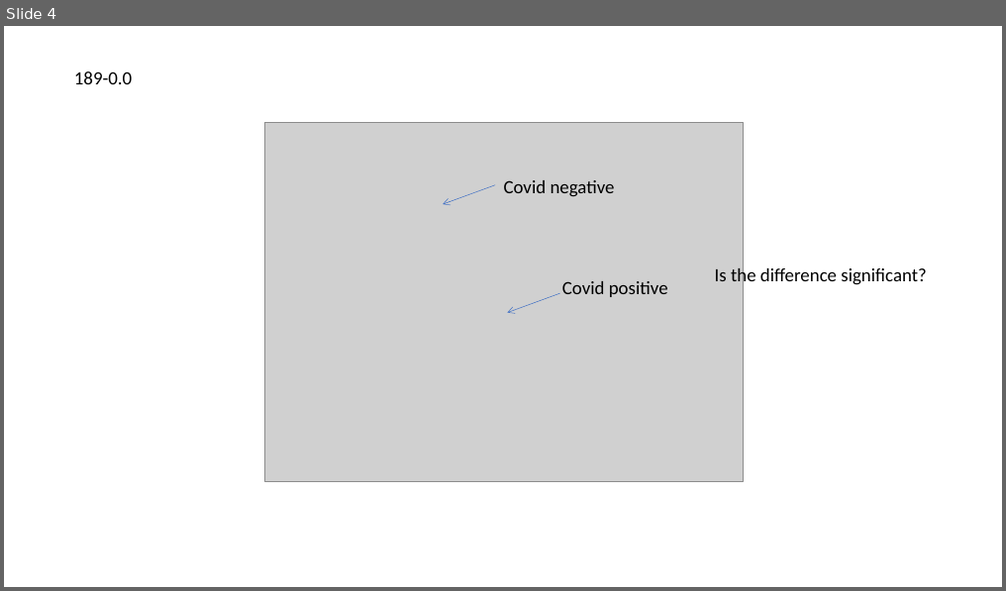
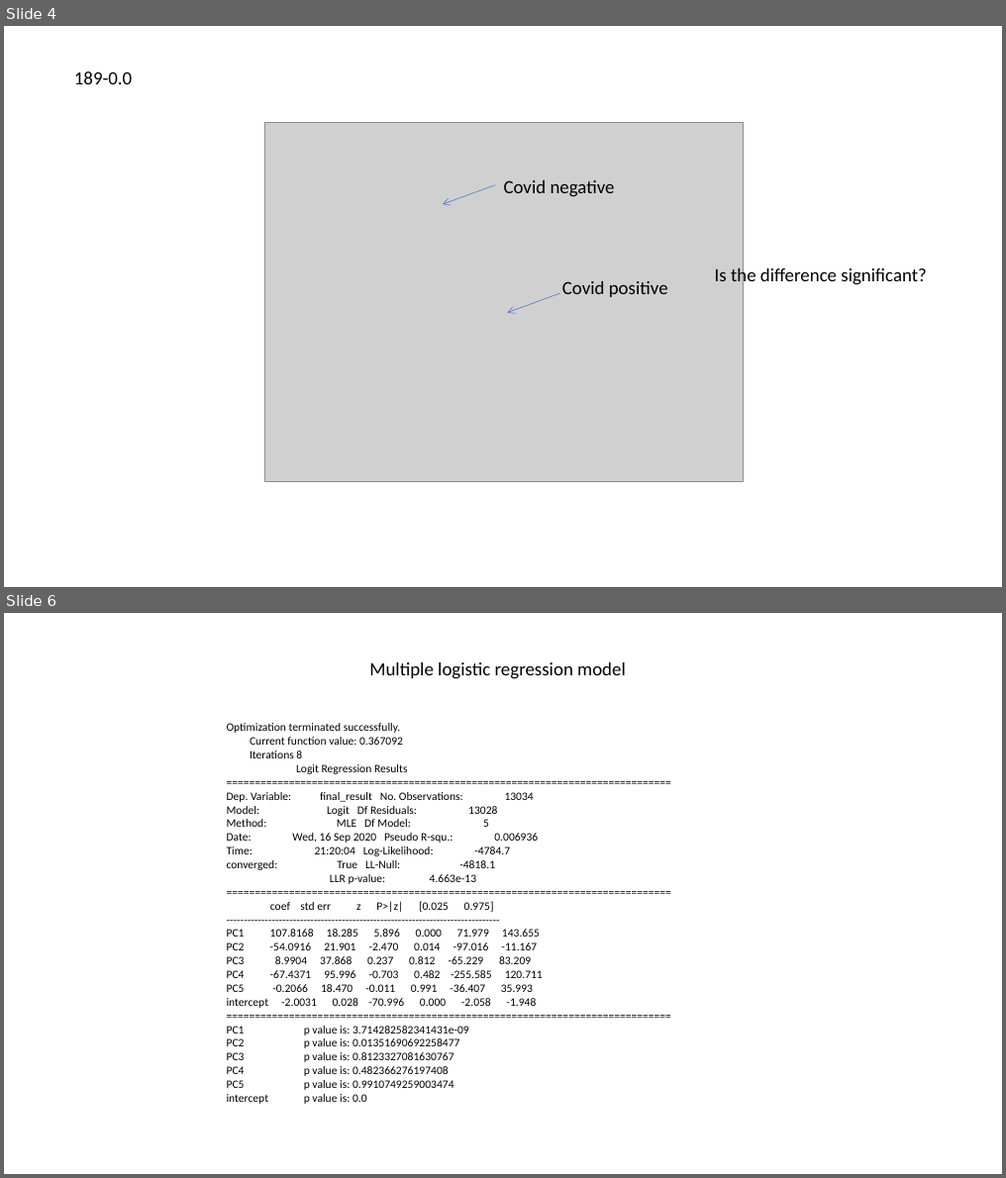
Before and after one commit to JunWeiLUC/NSinternship, a slide deck: DataClean.pptx. Shown one above the other, each under a label of ours: slide 4 before the commit, slides 4 and 6 after it; the slides between them are not shown. The pictures are 1006x591 and 1006x1178 pixels, drawn with LibreOffice and Linux fonts; fonts in the diff are those of the drawing; grey boxes stand for pictures. Boxes give left, top, right and bottom in pixels: in the first picture for what was removed or moved away, otherwise in the second. Text is boxed around its words. In the diff, an @@ line names an element or a change of style, - is before the commit and + after.

```diff
--- a/DataClean.pptx
+++ b/DataClean.pptx
@@ slide 6 added at (4,613,1002,1174), background #FFFFFF @@
@@ text added at (369,663,626,679), 18 pt, text #000000 @@
+Multiple logistic regression model
@@ text added at (227,723,543,1104), 11 pt, text #000000 @@
+Optimization terminated successfully.
+Current function value: 0.367092
+Iterations 8
+Logit Regression Results
+==============================================================================
+Dep. Variable: final_result No. Observations: 13034
+Model: Logit Df Residuals: 13028
+Method: MLE Df Model: 5
+Date: Wed, 16 Sep 2020 Pseudo R-squ.: 0.006936
+Time: 21:20:04 Log-Likelihood: -4784.7
+converged: True LL-Null: -4818.1
+LLR p-value: 4.663e-13
+==============================================================================
+coef std err z P>|z| [0.025 0.975]
+------------------------------------------------------------------------------
+PC1 107.8168 18.285 5.896 0.000 71.979 143.655
+PC2 -54.0916 21.901 -2.470 0.014 -97.016 -11.167
+PC3 8.9904 37.868 0.237 0.812 -65.229 83.209
+PC4 -67.4371 95.996 -0.703 0.482 -255.585 120.711
+PC5 -0.2066 18.470 -0.011 0.991 -36.407 35.993
+intercept -2.0031 0.028 -70.996 0.000 -2.058 -1.948
+==============================================================================
+PC1 p value is: 3.714282582341431e-09
+PC2 p value is: 0.01351690692258477
+PC3 p value is: 0.8123327081630767
+PC4 p value is: 0.482366276197408
+PC5 p value is: 0.9910749259003474
+intercept p value is: 0.0
```
Also in this commit, not shown: 1 other slide added, 4 other files.
